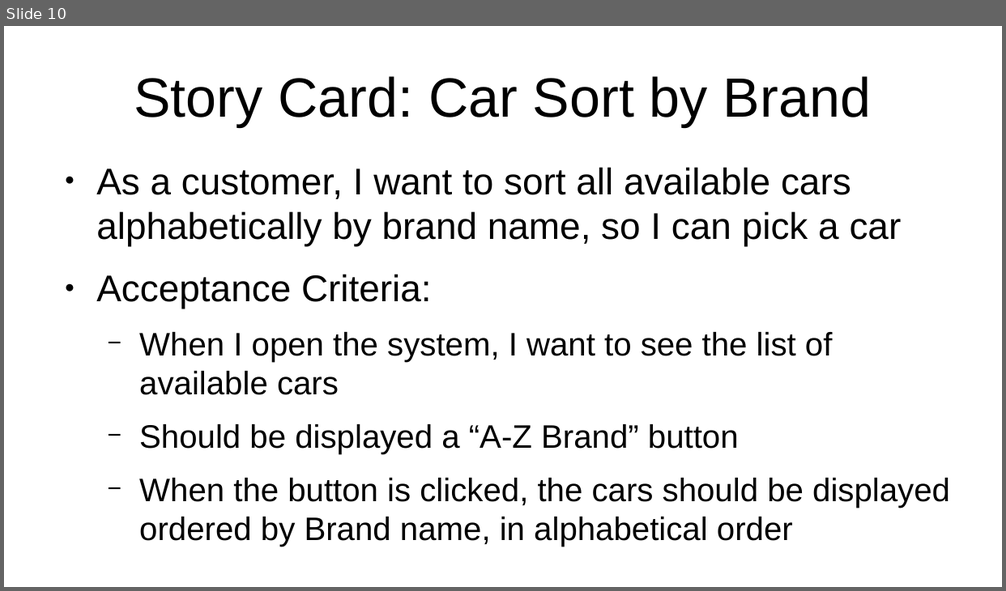
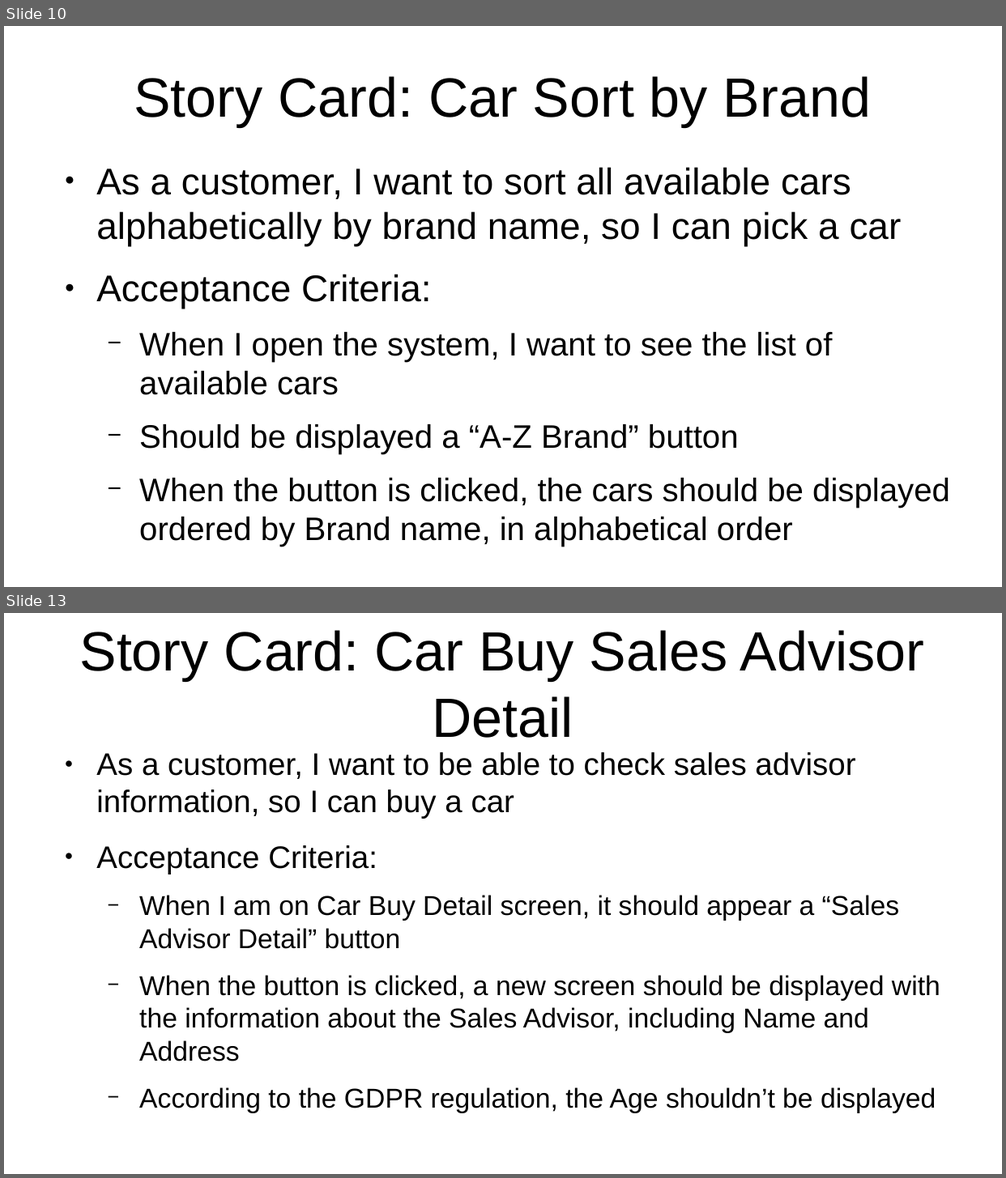
Before and after one commit to al8111/Java-UML-SWT, a slide deck: presentation.odp. Shown one above the other, each under a label of ours: slide 10 before the commit, slides 10 and 13 after it; the slides between them are not shown. The pictures are 1006x591 and 1006x1178 pixels, drawn with LibreOffice and Linux fonts; fonts in the diff are those of the drawing. Boxes give left, top, right and bottom in pixels: in the first picture for what was removed or moved away, otherwise in the second. Text is boxed around its words. In the diff, an @@ line names an element or a change of style, - is before the commit and + after.

Commit message:
doc: create story cards

```diff
--- a/presentation.odp
+++ b/presentation.odp
@@ slide 13 added at [4, 613, 1002, 1174], background #FFFFFF @@
@@ title added at [80, 630, 925, 738], 44 pt, text #000000 @@
+Story Card: Car Buy Sales Advisor Detail
@@ text added at [96, 752, 940, 1114], 21.7 pt, text #000000 @@
+● As a customer, I want to be able to check sales advisor information, so I can buy a car
+● Acceptance Criteria:
+  − When I am on Car Buy Detail screen, it should appear a “Sales Advisor Detail” button
+  − When the button is clicked, a new screen should be displayed with the information about the Sales Advisor, including Name and Address
+  − According to the GDPR regulation, the Age shouldn’t be displayed
```
Also in this commit, not shown: 1 slide changed, 3 other slides added.
